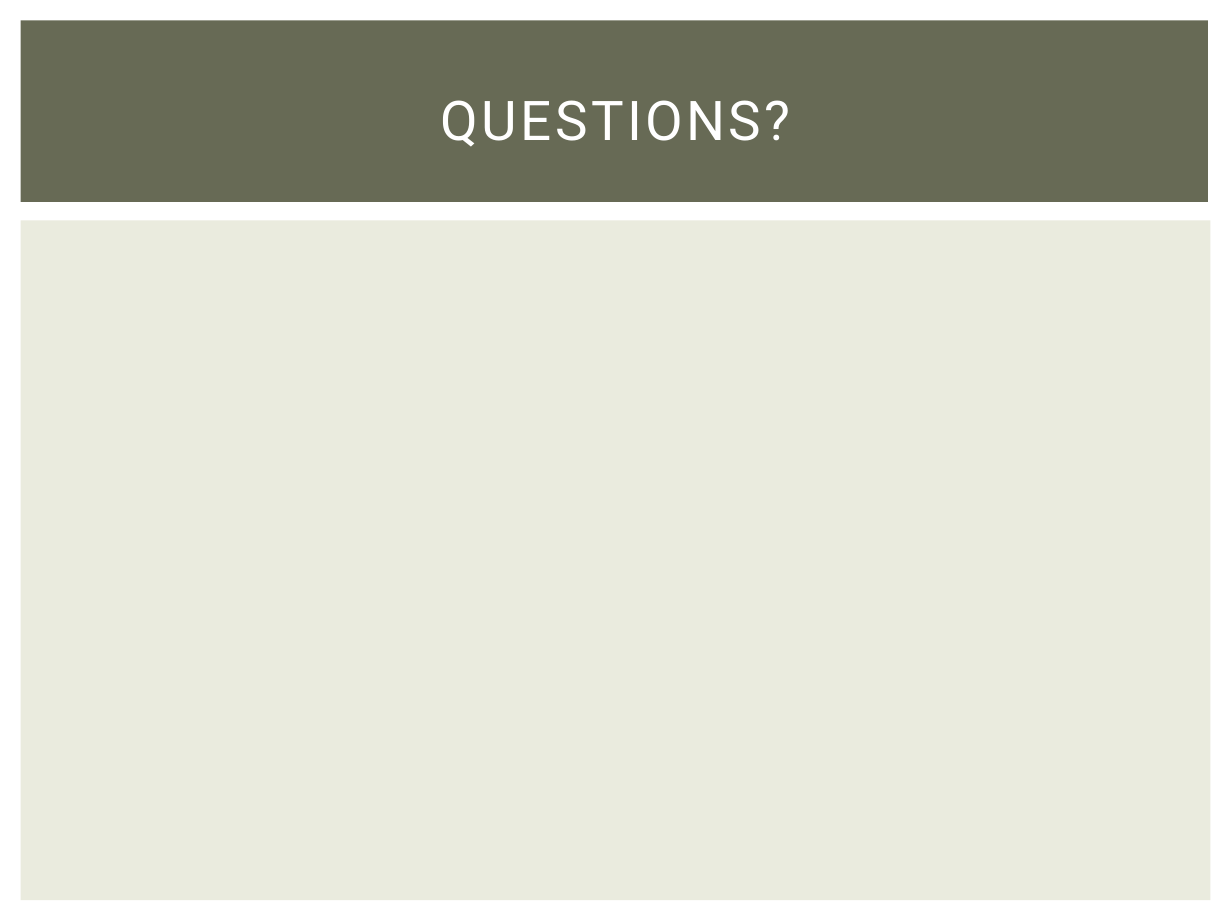
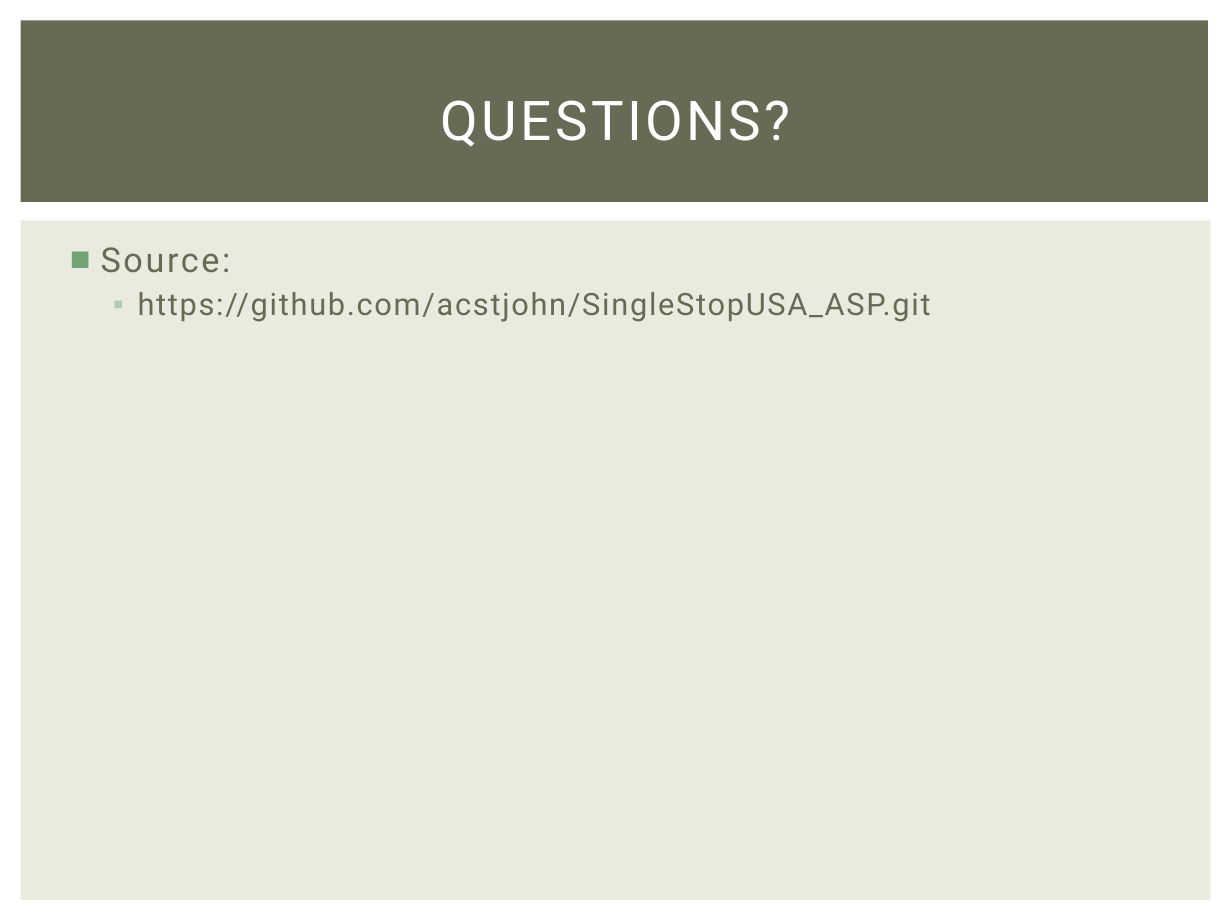
Before and after one commit to acstjohn/SingleStopUSA_ASP, a slide deck: slide 7 of SingleStopUSA_ASP/docs/Single Stop Student Support Solution v1.0.pptx. Drawn at 1232x924 pixels with LibreOffice and Linux fonts; fonts in the diff are those of the drawing. Boxes give left, top, right and bottom in pixels: in the first picture for what was removed or moved away, otherwise in the second. Text is boxed around its words. In the diff, an @@ line names an element or a change of style, - is before the commit and + after.

```diff
--- a/SingleStopUSA_ASP/docs/Single Stop Student Support Solution v1.0.pptx
+++ b/SingleStopUSA_ASP/docs/Single Stop Student Support Solution v1.0.pptx
@@ text added at (101,247,931,322), 18 pt, text #676A55 @@
+■ Source:
+  ▪ https://github.com/acstjohn/SingleStopUSA_ASP.git
```
Also in this commit, not shown: 3 other slides changed.
